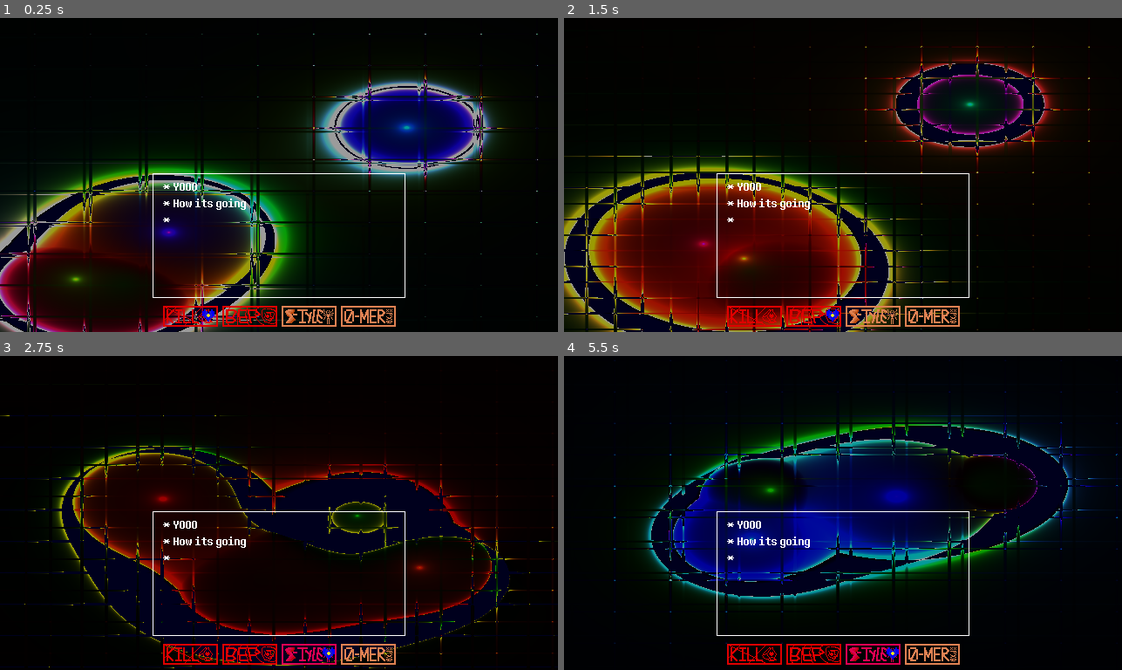
Above: before the commit, frames 1-4 (two rows, left to right).
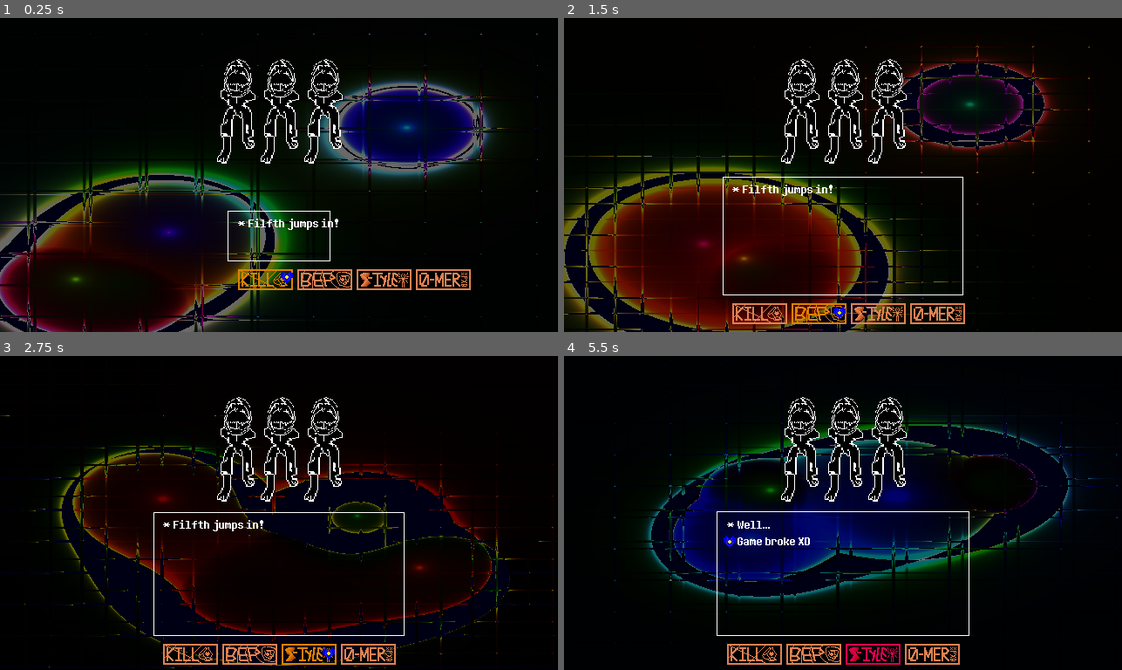
Above: after the commit, the same moments.

Repository: officialErnests/Underkill
Game: Godot game, scene res://Scenes/FIGHT.tscn
Two runs of this game, one before a commit and one after it. Both use one fixed random seed, a clock stepped at 60 frames per second and the inputs below.
Inputs:
- Up to frame 1 (0.25 s): no input
- Up to frame 2 (1.5 s): tap Enter at 0.5 s; hold D (Right) 0.53-1.28 s; tap Shift (Dash) at 0.6 s; tap Space (Jump) at 0.77, 0.8, 1.07, 1.35 s; hold S (Down) from 1.28 s (still down)
- Up to frame 3 (2.75 s): tap Space (Jump) at 1.52, 1.82, 2.3 s; tap Shift (Dash) at 1.55, 2.1 s; release S (Down) at 2.03 s; hold D (Right) from 2.03 s (still down)
- Up to frame 4 (5.5 s): release D (Right) at 2.78 s; hold W (Up) 2.78-3.53 s; tap Ctrl (Slide) at 2.85 s; tap Space (Jump) at 3.02, 3.32, 3.77, 3.8, 4.07, 4.35, 4.52, 4.82, 5.3 s; tap Shift (Dash) at 3.05, 3.6, 4.55, 5.1 s; hold A (Left) 3.53-5.03 s; hold S (Down) from 5.03 s (still down)

The runs differ from the first frame. In frame 1, 17% of the frame differs, in the area x 0-97%, y 5-100%; in frame 2, 19%, in the area x 0-95%, y 8-100%; in frame 3, 6.8%; in frame 4, 14%.

Commit message:
Menu basics

Diff:
--- a/Assets/Charecters/Enemies/Enemies.json
+++ b/Assets/Charecters/Enemies/Enemies.json
@@ -2,15 +2,18 @@
     "Filfth" : {
         "Health" : 0.5,
         "Damage" : 1.5,
-        "Sprite" : null,
+        "Body" : "Filfth",
+        "Width" : 50,
         "Intro" : [
-            "|| jumps in!"
+            ["Filfth jumps in!"],
+            ["Filfth TRIES TO BITE YOUR TOES",
+            "Also said \"GRRRRRrrr....\""]
         ],
         "Interactions" : {
             "Check" : [
-                "|| - ATK ||Damage HP ||Health",
+                "Filfth - ATK 1.5 HP 0.5",
                 "Seems hungry, hungry boi",
-                "|| - \"RAGHhhh...\""
+                "Filfth - \"RAGHhhh...\""
             ]
         }
     }
--- /dev/null
+++ b/Assets/Charecters/Enemies/Filfth.tscn
@@ -0,0 +1,20 @@
+[gd_scene load_steps=3 format=3 uid="uid://c5d4fn0wxn6dv"]
+
+[ext_resource type="Texture2D" uid="uid://3jfeapdc5d4o" path="res://Assets/Charecters/Enemies/Filfth_Head.png" id="1_ac6wb"]
+[ext_resource type="Texture2D" uid="uid://cqyiwwydwx2bw" path="res://Assets/Charecters/Enemies/Filfth_Body.png" id="2_2lhpe"]
+
+[node name="Enemy_Preset" type="Node2D"]
+z_index = -2
+
+[node name="Head" type="Sprite2D" parent="."]
+texture_filter = 1
+position = Vector2(2, -101)
+scale = Vector2(0.7, 0.7)
+texture = ExtResource("1_ac6wb")
+
+[node name="Body" type="Sprite2D" parent="."]
+z_index = -1
+texture_filter = 1
+position = Vector2(1, -48)
+scale = Vector2(1.4, 1.4)
+texture = ExtResource("2_2lhpe")
--- /dev/null
+++ b/Presets/enemy_preset.tscn
@@ -0,0 +1,7 @@
+[gd_scene format=3 uid="uid://cuqsluk2a2wa4"]
+
+[node name="Enemy_Preset" type="Node2D"]
+
+[node name="Head" type="Sprite2D" parent="."]
+
+[node name="Body" type="Sprite2D" parent="."]
--- a/Scenes/FIGHT.tscn
+++ b/Scenes/FIGHT.tscn
@@ -3,11 +3,11 @@
 [ext_resource type="Script" uid="uid://ciibd7fewfxj6" path="res://Scenes/FightManager.gd" id="1_25nby"]
 [ext_resource type="Shader" uid="uid://cppw8snjx3sqy" path="res://Shaders/BG.gdshader" id="2_ksuxo"]
 [ext_resource type="PackedScene" uid="uid://hh88t1tvx72q" path="res://Assets/Charecters/Player/Player.tscn" id="2_yp62b"]
-[ext_resource type="Texture2D" uid="uid://dlsx4nye2kxik" path="res://Assets/Charecters/Player/KILL.png" id="3_cxacv"]
+[ext_resource type="Texture2D" uid="uid://dlsx4nye2kxik" path="res://Assets/Charecters/Player/Ui/KILL.png" id="3_cxacv"]
 [ext_resource type="PackedScene" uid="uid://dgx6315w71rys" path="res://Assets/Cages/cage.tscn" id="3_yp62b"]
-[ext_resource type="Texture2D" uid="uid://dxtvh54vkcc0f" path="res://Assets/Charecters/Player/Bep.png" id="4_koqdt"]
-[ext_resource type="Texture2D" uid="uid://dnnq3xult5jwp" path="res://Assets/Charecters/Player/Style.png" id="5_8ri3v"]
-[ext_resource type="Texture2D" uid="uid://ban6gioa6b7ei" path="res://Assets/Charecters/Player/NOMERCY.png" id="6_3gfpi"]
+[ext_resource type="Texture2D" uid="uid://dxtvh54vkcc0f" path="res://Assets/Charecters/Player/Ui/Bep.png" id="4_koqdt"]
+[ext_resource type="Texture2D" uid="uid://dnnq3xult5jwp" path="res://Assets/Charecters/Player/Ui/Style.png" id="5_8ri3v"]
+[ext_resource type="Texture2D" uid="uid://ban6gioa6b7ei" path="res://Assets/Charecters/Player/Ui/NOMERCY.png" id="6_3gfpi"]
 [ext_resource type="FontFile" uid="uid://cy7d8kual1clx" path="res://Fonts/8bitoperator_jve.ttf" id="7_koqdt"]
 
 [sub_resource type="ShaderMaterial" id="ShaderMaterial_ksuxo"]
@@ -19,7 +19,7 @@
 [node name="Camera2D" type="Camera2D" parent="."]
 
 [node name="ColorRect" type="ColorRect" parent="Camera2D"]
-z_index = -3
+z_index = -12
 anchors_preset = 8
 anchor_left = 0.5
 anchor_top = 0.5
@@ -35,7 +35,7 @@
 color = Color(0, 0, 0.188235, 1)
 
 [node name="ColorRect2" type="ColorRect" parent="Camera2D"]
-z_index = -2
+z_index = -11
 material = SubResource("ShaderMaterial_ksuxo")
 anchors_preset = 8
 anchor_left = 0.5
@@ -52,7 +52,7 @@
 color = Color(0, 0, 0, 1)
 
 [node name="ColorRect3" type="ColorRect" parent="Camera2D"]
-z_index = -1
+z_index = -10
 anchors_preset = 8
 anchor_left = 0.5
 anchor_top = 0.5
@@ -65,7 +65,7 @@
 grow_horizontal = 2
 grow_vertical = 2
 pivot_offset = Vector2(0.5, 0.5)
-color = Color(0, 0, 0, 0.392157)
+color = Color(0, 0, 0, 0.588235)
 
 [node name="Control" type="Control" parent="Camera2D"]
 layout_mode = 3
@@ -111,7 +111,6 @@
 offset_bottom = 10.0
 
 [node name="Kill" type="TextureRect" parent="Camera2D/Control/Control2"]
-self_modulate = Color(1, 0, 0, 1)
 texture_filter = 1
 layout_mode = 0
 offset_right = 40.0
@@ -120,7 +119,6 @@
 stretch_mode = 2
 
 [node name="Bep" type="TextureRect" parent="Camera2D/Control/Control2"]
-self_modulate = Color(1, 0, 0.0166664, 1)
 texture_filter = 1
 layout_mode = 0
 offset_left = 68.0
@@ -147,6 +145,8 @@
 texture = ExtResource("6_3gfpi")
 stretch_mode = 2
 
+[node name="AudioStreamPlayer" type="AudioStreamPlayer" parent="Camera2D/Control/Control2/Nomercy"]
+
 [node name="Text" type="Label" parent="Camera2D"]
 texture_filter = 1
 offset_right = 640.0
@@ -164,4 +164,7 @@
 CagePosition = Vector2(0, 70)
 CageSize = Vector2(0, 0)
 
+[node name="Enemies" type="Node2D" parent="."]
+position = Vector2(0, -10)
+
 [editable path="Cage"]
--- a/Scenes/FightManager.gd
+++ b/Scenes/FightManager.gd
@@ -1,23 +1,45 @@
 extends Node2D
 
 var enemies_json_path = "res://Assets//Charecters//Enemies//Enemies.json"
-
+var enemi_folder_path = "res://Assets//Charecters//Enemies//"
 var enemies_json: Dictionary = {}
+var enemySpawnNode
 
 var mainControl : Control
 var label : Label
 var cage : Node2D
 var player : CharacterBody2D
 
+var disableNoMercy = false
+var StageSet = StageSets.PLAYER_MENU
+var LockedIn = false
+
+
 enum StageSets {
 	ENEMY_ATTACK,
 	PLAYER_ATTACK,
-	PLAYER_MENU
+	PLAYER_MENU,
+	ADVANCED_OPTIONS
 }
-
-var DEFAULT_CAGE = [Vector2(0,70),Vector2(287,140)]
-var StageSet = StageSets.PLAYER_MENU
-var LockedIn = false
+enum PlayerPos {
+	Kill,
+	Bep,
+	SSStyle,
+	Nomercy
+}
+
+var CageSizes = {
+	"DEFAULT_CAGE" = [
+		Vector2(0,70),
+		Vector2(287,140)],
+	"DIOLOGUE_CAGE" = [
+		Vector2(0,90),
+		Vector2(300,170)],
+	"CAGE_SMALL" = [
+		Vector2(0,0),
+		Vector2(200,200)
+	]
+}
 
 var OFFSETS = {
 	"Kill" = Vector2(63,20),
@@ -26,13 +48,21 @@
 	"NOMERCY" = Vector2(224,20)
 }
 
-enum PlayerPos {
-	Kill,
-	Bep,
-	SSStyle,
-	Nomercy
-}
-
+var ADVANCED_OFFSET = Vector2(5,5)
+var advOptions = 0
+
+var attackEnemies = [
+	"Filfth",
+	"Filfth",
+	"Filfth"
+]
+var allEnemies = []
+
+var ENEMY_INTRO = 1.0
+var enemyIntro = 0
+var StageChanged = true
+var enemyAttack = 0
+var ENEMY_ATTACK_TIME = 10
 var PlayerSel = PlayerPos.Kill
 
 func _ready() -> void:
@@ -43,11 +73,33 @@
 	cage = $Cage
 	label = $Camera2D/Text
 	player = $CharacterBody2D
+	enemySpawnNode = $Enemies
 
 	# label.Text = ""
 
-	cage.CagePosition = DEFAULT_CAGE[0]
-	cage.CageSize = DEFAULT_CAGE[1]
+
+	var totalWidth = 0
+	for enemy in attackEnemies:
+		if enemies_json[enemy]:
+			var TempEnemy = {
+				"Name" = enemy,
+				"Health" = enemies_json[enemy]["Health"],
+				"Damage" = enemies_json[enemy]["Damage"],
+				"Body" = load(enemi_folder_path + enemies_json[enemy]["Body"] + ".tscn").instantiate(),
+				"Width" = enemies_json[enemy]["Width"],
+				"Intro" = enemies_json[enemy]["Intro"],
+				"Interactions" = enemies_json[enemy]["Interactions"]
+			}
+			enemySpawnNode.add_child(TempEnemy["Body"])
+			TempEnemy["Body"].position = Vector2(0,0)
+			totalWidth += TempEnemy["Width"]/2
+			allEnemies.append(TempEnemy)
+
+	for enemy in allEnemies:
+		totalWidth -= enemy["Width"]
+		enemy["Body"].position = Vector2(totalWidth + enemy["Width"]/2,0)
+
+
 
 func UnJsonify() -> Dictionary:
 	var file = FileAccess.open(enemies_json_path, FileAccess.READ)
@@ -58,56 +110,191 @@
 	return enemies_json
 
 func get_input(_delta) -> void:
-	if not LockedIn:
+	if StageSet == StageSets.PLAYER_ATTACK:#Litraly has to be before "if StageSet == StageSets.PLAYER_MENU:" or shit breaks XD
+		if not StageChanged:
+			if Input.is_action_just_pressed("Jump"): #I am god at commenting my code B)
+				StageSet = StageSets.ENEMY_ATTACK
+				enemyIntro = ENEMY_INTRO
+				StageChanged = true
+		else:
+			StageChanged = false
+	if StageSet == StageSets.PLAYER_MENU:
+		if not LockedIn:
+			match PlayerSel:
+				PlayerPos.Kill:
+					player.MenuPos = mainControl.position + OFFSETS["Kill"]
+					mainControl.get_child(1).get_child(PlayerSel as int).modulate = Color(1,1, 0)
+					if Input.is_action_just_pressed("Left"):
+						mainControl.get_child(1).get_child(PlayerSel as int).modulate = Color(1,1,1)
+						if disableNoMercy:
+							PlayerSel = 2 as PlayerPos
+						else:
+							PlayerSel = 3 as PlayerPos
+					if Input.is_action_just_pressed("Right"):
+						mainControl.get_child(1).get_child(PlayerSel as int).modulate = Color(1,1,1)
+						PlayerSel = PlayerSel + 1 as PlayerPos
+				PlayerPos.Bep:
+					player.MenuPos = mainControl.position + OFFSETS["Bep"]
+					mainControl.get_child(1).get_child(PlayerSel as int).modulate = Color(1,1, 0)
+					if Input.is_action_just_pressed("Left"):
+						mainControl.get_child(1).get_child(PlayerSel as int).modulate = Color(1,1,1)
+						PlayerSel = PlayerSel - 1 as PlayerPos
+					if Input.is_action_just_pressed("Right"):
+						mainControl.get_child(1).get_child(PlayerSel as int).modulate = Color(1,1,1)
+						PlayerSel = PlayerSel + 1 as PlayerPos
+				PlayerPos.SSStyle:
+					player.MenuPos = mainControl.position + OFFSETS["SSStyle"]
+					mainControl.get_child(1).get_child(PlayerSel as int).modulate = Color(1,1, 0)
+					if Input.is_action_just_pressed("Left"):
+						mainControl.get_child(1).get_child(PlayerSel as int).modulate = Color(1,1,1)
+						PlayerSel = PlayerSel - 1 as PlayerPos
+					if Input.is_action_just_pressed("Right"):
+						mainControl.get_child(1).get_child(PlayerSel as int).modulate = Color(1,1,1)
+						if disableNoMercy:
+							PlayerSel = 0 as PlayerPos
+						else:
+							PlayerSel = PlayerSel + 1 as PlayerPos
+				PlayerPos.Nomercy:
+					player.MenuPos = mainControl.position + OFFSETS["NOMERCY"]
+					mainControl.get_child(1).get_child(PlayerSel as int).modulate = Color(1,1, 0)
+					if Input.is_action_just_pressed("Left"):
+						mainControl.get_child(1).get_child(PlayerSel as int).modulate = Color(1,1,1)
+						PlayerSel = PlayerSel - 1 as PlayerPos
+					if Input.is_action_just_pressed("Right"):
+						mainControl.get_child(1).get_child(PlayerSel as int).modulate = Color(1,1,1)
+						PlayerSel = PlayerSel + 1 as PlayerPos
+				_:
+					PlayerSel = PlayerPos.Kill
+		if not LockedIn:
+			if Input.is_action_just_pressed("Up"):
+				LockedIn = true
+				player.MenuPos += Vector2(0,-10)
+				mainControl.get_child(1).get_child(PlayerSel as int).modulate = Color(1,0,1)
+				if PlayerSel == PlayerPos.Kill:
+					StageChanged = true
+					StageSet = StageSets.ADVANCED_OPTIONS
+				if PlayerSel == PlayerPos.Bep:
+					StageChanged = true
+					StageSet = StageSets.ADVANCED_OPTIONS
+				if PlayerSel == PlayerPos.SSStyle:
+					StageChanged = true
+					StageSet = StageSets.ADVANCED_OPTIONS
+				if PlayerSel == PlayerPos.Nomercy:
+					LockedIn = false
+					mainControl.get_child(1).get_child(PlayerSel as int).modulate = Color(0.1,0.1,1.1)
+					disableNoMercy = true
+					PlayerSel = PlayerPos.Kill
+					StageChanged = true
+					StageSet = StageSets.ADVANCED_OPTIONS
+	if StageSet == StageSets.ADVANCED_OPTIONS:
 		match PlayerSel:
 			PlayerPos.Kill:
-				player.MenuPos = mainControl.position + OFFSETS["Kill"]
-				mainControl.get_child(1).get_child(PlayerSel as int).modulate = Color(1,0,1)
-				if Input.is_action_just_pressed("Left"):
-					mainControl.get_child(1).get_child(PlayerSel as int).modulate = Color(1,1,0)
-					PlayerSel = 3 as PlayerPos
-				if Input.is_action_just_pressed("Right"):
-					mainControl.get_child(1).get_child(PlayerSel as int).modulate = Color(1,1,0)
-					PlayerSel = PlayerSel + 1 as PlayerPos
+				if StageChanged:
+					StageChanged = false
+					DisplayDiologue(["Punch", "Kick", "Shoot"])
+				advOptions = min(max(advOptions,0),2)
+				if Input.is_action_just_pressed("Dash"):
+					StageSet = StageSets.PLAYER_MENU
+					LockedIn = false
+					StageChanged = true
+				if Input.is_action_just_pressed("Jump"):
+					StageSet = StageSets.PLAYER_ATTACK
+					StageChanged = true
 			PlayerPos.Bep:
-				player.MenuPos = mainControl.position + OFFSETS["Bep"]
-				mainControl.get_child(1).get_child(PlayerSel as int).modulate = Color(1,0,1)
-				if Input.is_action_just_pressed("Left"):
-					mainControl.get_child(1).get_child(PlayerSel as int).modulate = Color(1,1,0)
-					PlayerSel = PlayerSel - 1 as PlayerPos
-				if Input.is_action_just_pressed("Right"):
-					mainControl.get_child(1).get_child(PlayerSel as int).modulate = Color(1,1,0)
-					PlayerSel = PlayerSel + 1 as PlayerPos
+				if StageChanged:
+					StageChanged = false
+					var namesOfEnemies = []
+					for enemie in allEnemies:
+						namesOfEnemies.append(enemie["Name"])
+					DisplayDiologue(namesOfEnemies)
+				advOptions = min(max(advOptions,0),allEnemies.size()-1)
+				if Input.is_action_just_pressed("back"):
+					PlayerSel = PlayerPos.Kill
 			PlayerPos.SSStyle:
-				player.MenuPos = mainControl.position + OFFSETS["SSStyle"]
-				mainControl.get_child(1).get_child(PlayerSel as int).modulate = Color(1,0,1)
-				if Input.is_action_just_pressed("Left"):
-					mainControl.get_child(1).get_child(PlayerSel as int).modulate = Color(1,1,0)
-					PlayerSel = PlayerSel - 1 as PlayerPos
-				if Input.is_action_just_pressed("Right"):
-					mainControl.get_child(1).get_child(PlayerSel as int).modulate = Color(1,1,0)
-					PlayerSel = PlayerSel + 1 as PlayerPos
+				if StageChanged:
+					StageChanged = false
+					DisplayDiologue(["Well...", "Game broke XD"])
+				advOptions = min(max(advOptions,0),1)
+				if Input.is_action_just_pressed("back"):
+					PlayerSel = PlayerPos.Kill
 			PlayerPos.Nomercy:
-				player.MenuPos = mainControl.position + OFFSETS["NOMERCY"]
-				mainControl.get_child(1).get_child(PlayerSel as int).modulate = Color(1,0,1)
-				if Input.is_action_just_pressed("Left"):
-					mainControl.get_child(1).get_child(PlayerSel as int).modulate = Color(1,1,0)
-					PlayerSel = PlayerSel - 1 as PlayerPos
-				if Input.is_action_just_pressed("Right"):
-					mainControl.get_child(1).get_child(PlayerSel as int).modulate = Color(1,1,0)
-					PlayerSel = PlayerSel + 1 as PlayerPos
+				if StageChanged:
+					StageChanged = false
+					DisplayDiologue(["Well...", "Game broke XD"])
+				advOptions = min(max(advOptions,0),1)
+				if Input.is_action_just_pressed("back"):
+					PlayerSel = PlayerPos.Kill
 			_:
-				PlayerSel = PlayerPos.Kill
-	if not LockedIn:
-		if Input.is_action_just_pressed("Up"):
-			LockedIn = true
-			player.MenuPos += Vector2(0,-10)
-			mainControl.get_child(1).get_child(PlayerSel as int).modulate = Color(0,0,1)
-	if LockedIn and Input.is_action_just_pressed("Down"):
-		LockedIn = false
-
-func _physics_process(delta):
-	if StageSet == StageSets.PLAYER_MENU:
-		get_input(delta)
+				if StageChanged:
+					StageChanged = false
+					DisplayDiologue(["Well...", "Game broke XD"])
+				if Input.is_action_just_pressed("back"):
+					PlayerSel = PlayerPos.Kill
+
+
+func UpdateCage(delta, cageSet, speed) -> void:
+	cage.CagePosition += (CageSizes[cageSet][0] - cage.CagePosition) * delta * speed
+	cage.CageSize += (CageSizes[cageSet][1] - cage.CageSize) * delta * speed
+	UpdateGuiPos()
+
+func SetCageSize(cageSet) -> void:
+	cage.CagePosition = CageSizes[cageSet][0]
+	cage.CageSize = CageSizes[cageSet][1]
+	UpdateGuiPos()
+
+func UpdateGuiPos() -> void:
 	mainControl.position = cage.CagePosition - cage.CageSize / 2 * Vector2(1,-1)
 	label.position = cage.CagePosition - cage.CageSize / 2 + Vector2(10,5)
+
+func DisplayDiologue(diol) -> void:
+	var finalStr = ""
+	for line in diol:
+		finalStr += "* " + line + "\n"
+	label.text = finalStr
+
+func _physics_process(delta):
+	if StageSet == StageSets.ADVANCED_OPTIONS:
+		get_input(delta)
+		UpdateCage(delta, "DEFAULT_CAGE", 2)
+		player.MenuPos = cage.CagePosition - cage.CageSize / 2 + Vector2(10,5) + Vector2(3,8) + Vector2(0,19) * advOptions
+		if Input.is_action_just_pressed("Up"):
+			advOptions -= 1
+		if Input.is_action_just_pressed("Down"):
+			advOptions += 1
+	if StageSet == StageSets.PLAYER_MENU:
+		enemySpawnNode.scale += (Vector2(1,1) - enemySpawnNode.scale) * delta
+		enemySpawnNode.modulate += (Color(1,1,1) - enemySpawnNode.modulate) * delta
+		get_input(delta)
+		UpdateCage(delta, "DEFAULT_CAGE", 2)
+		mainControl.get_child(0).visible = false
+		mainControl.get_child(1).visible = true
+		player.PlayerDoge = false
+		label.visible = true
+		if StageChanged:
+			DisplayDiologue(allEnemies.pick_random()["Intro"].pick_random())
+			StageChanged = false
+	if StageSet == StageSets.PLAYER_ATTACK:
+		player.MenuPos = Vector2(400,0)
+		get_input(delta)
+		UpdateCage(delta, "DIOLOGUE_CAGE", 2)
+		mainControl.get_child(1).visible = false
+		DisplayDiologue(["You used railcanon","It missed","You realised your aim sucks"])
+	if StageSet == StageSets.ENEMY_ATTACK:
+		mainControl.get_child(0).visible = true
+		label.visible = false
+		enemySpawnNode.modulate += (Color(0.2,0.2,0.2) - enemySpawnNode.modulate) * delta
+		enemySpawnNode.scale += (Vector2(0.7,0.7) - enemySpawnNode.scale) * delta
+		if enemyIntro > 0:
+			enemyIntro -= delta
+			UpdateCage(delta, "CAGE_SMALL", 5)
+			if StageChanged:
+				player.PlayerDoge = true
+				player.MenuPos = cage.CagePosition
+				player.position = cage.CagePosition
+				StageChanged = false
+		else:
+			enemyAttack += delta
+			SetCageSize("CAGE_SMALL")
+			if ENEMY_ATTACK_TIME < enemyAttack:
+				StageChanged = true
+				StageSet = StageSets.PLAYER_MENU
--- a/project.godot
+++ b/project.godot
@@ -35,21 +35,25 @@
 Up={
 "deadzone": 0.2,
 "events": [Object(InputEventKey,"resource_local_to_scene":false,"resource_name":"","device":-1,"window_id":0,"alt_press …(192 unchanged characters)…
+, Object(InputEventKey,"resource_local_to_scene":false,"resource_name":"","device":-1,"window_id":0,"alt_pressed":false,"shift_pressed":false,"ctrl_pressed":false,"meta_pressed":false,"pressed":false,"keycode":0,"physical_keycode":4194320,"key_label":0,"unicode":0,"location":0,"echo":false,"script":null)
 ]
 }
 Down={
 "deadzone": 0.2,
 "events": [Object(InputEventKey,"resource_local_to_scene":false,"resource_name":"","device":-1,"window_id":0,"alt_press …(192 unchanged characters)…
+, Object(InputEventKey,"resource_local_to_scene":false,"resource_name":"","device":-1,"window_id":0,"alt_pressed":false,"shift_pressed":false,"ctrl_pressed":false,"meta_pressed":false,"pressed":false,"keycode":0,"physical_keycode":4194322,"key_label":0,"unicode":0,"location":0,"echo":false,"script":null)
 ]
 }
 Left={
 "deadzone": 0.2,
 "events": [Object(InputEventKey,"resource_local_to_scene":false,"resource_name":"","device":-1,"window_id":0,"alt_press …(191 unchanged characters)…
+, Object(InputEventKey,"resource_local_to_scene":false,"resource_name":"","device":-1,"window_id":0,"alt_pressed":false,"shift_pressed":false,"ctrl_pressed":false,"meta_pressed":false,"pressed":false,"keycode":0,"physical_keycode":4194319,"key_label":0,"unicode":0,"location":0,"echo":false,"script":null)
 ]
 }
 Right={
 "deadzone": 0.2,
 "events": [Object(InputEventKey,"resource_local_to_scene":false,"resource_name":"","device":-1,"window_id":0,"alt_press …(192 unchanged characters)…
+, Object(InputEventKey,"resource_local_to_scene":false,"resource_name":"","device":-1,"window_id":0,"alt_pressed":false,"shift_pressed":false,"ctrl_pressed":false,"meta_pressed":false,"pressed":false,"keycode":0,"physical_keycode":4194321,"key_label":0,"unicode":0,"location":0,"echo":false,"script":null)
 ]
 }
 select={
Binary file added: Assets/Charecters/Enemies/Filfth_Body.png
Not shown, changed: Assets/Charecters/Enemies/Filfth_Body.png.import
Binary file added: Assets/Charecters/Enemies/Filfth_Head.png
Not shown, changed: Assets/Charecters/Enemies/Filfth_Head.png.import
Not shown, added: Assets/Charecters/Player/Audio/Footsteps/footstep_heavy1.wav.import
Not shown, added: Assets/Charecters/Player/Audio/Footsteps/footstep_heavy2.wav.import
Not shown, added: Assets/Charecters/Player/Audio/Footsteps/footstep_heavy3.wav.import
Not shown, added: Assets/Charecters/Player/Audio/Footsteps/footstep_heavy4.wav.import
Renamed: Assets/Charecters/Player/Bep.png -> Assets/Charecters/Player/Ui/Bep.png
Not shown, added: Assets/Charecters/Player/Ui/Bep.png.import
Renamed: Assets/Charecters/Player/KILL.png -> Assets/Charecters/Player/Ui/KILL.png
Not shown, added: Assets/Charecters/Player/Ui/KILL.png.import
(and 9 more such lines)
